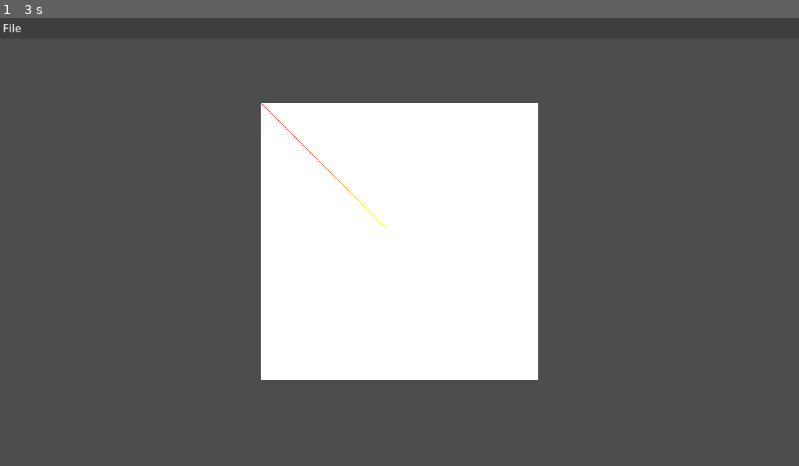
Above: before the commit, frame 1.
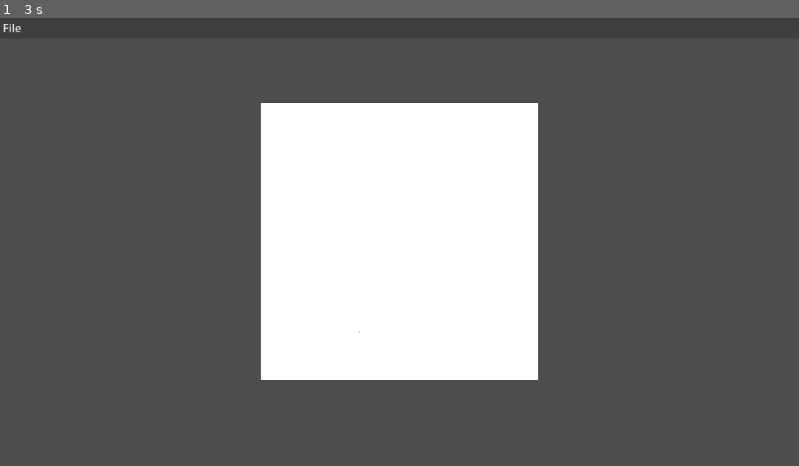
Above: after the commit, the same moment.

Repository: eatablekolas/PUNKimate
Game: Godot game, scene res://scenes/main.tscn
The game is run twice, just before and just after one commit, with the same random seed, the same clock (stepped at 60 frames per second) and the same inputs.
Inputs (mouse positions are in pixels of both pictures, inside the frame that each line leads up to):
- Up to frame 1 (3 s): tap Enter at 0.5, 2 s; move the mouse to (575, 219) at 0.52 s; hold Ctrl 0.53-1.28 s; click (575, 219) at 0.67 s; tap Space at 1.25, 2.75 s; move the mouse to (239, 264) at 1.27 s; tap Ctrl at 1.35, 2.85 s; click (239, 264) at 1.42 s; move the mouse to (479, 143) at 2.02 s; hold Ctrl 2.03-2.78 s; click (479, 143) at 2.17 s; move the mouse to (359, 331) at 2.77 s; click (359, 331) at 2.92 s

The runs differ from the first frame. In frame 1, less than 0.1% of the frame differs, in the area x 32-49%, y 18-71%.

Commit message:
Added pixel drawing

Diff:
--- a/project.godot
+++ b/project.godot
@@ -15,7 +15,12 @@
 config/features=PackedStringArray("4.3", "GL Compatibility")
 config/icon="res://icon.svg"
 
+[debug]
+
+gdscript/warnings/integer_division=0
+
 [rendering]
 
+textures/canvas_textures/default_texture_filter=0
 renderer/rendering_method="gl_compatibility"
 renderer/rendering_method.mobile="gl_compatibility"
--- a/scenes/main.tscn
+++ b/scenes/main.tscn
@@ -1,18 +1,9 @@
-[gd_scene load_steps=8 format=3 uid="uid://kbstpojw8yfb"]
+[gd_scene load_steps=5 format=3 uid="uid://kbstpojw8yfb"]
 
 [ext_resource type="Script" path="res://scripts/main.gd" id="1_1mffi"]
 [ext_resource type="Script" path="res://scripts/camera.gd" id="2_i56kx"]
 [ext_resource type="PackedScene" uid="uid://ba2hbn5aiqv6w" path="res://scenes/interface.tscn" id="2_kl5qj"]
-[ext_resource type="Script" path="res://scripts/image_test.gd" id="3_0mjs1"]
-[ext_resource type="Script" path="res://scripts/canvas.gd" id="3_r84rk"]
-
-[sub_resource type="Gradient" id="Gradient_pvuji"]
-offsets = PackedFloat32Array(0)
-colors = PackedColorArray(1, 1, 1, 1)
-
-[sub_resource type="GradientTexture1D" id="GradientTexture1D_akhjt"]
-gradient = SubResource("Gradient_pvuji")
-width = 1
+[ext_resource type="Script" path="res://scripts/canvas.gd" id="3_0mjs1"]
 
 [node name="Main" type="Node2D"]
 script = ExtResource("1_1mffi")
@@ -21,15 +12,9 @@
 unique_name_in_owner = true
 script = ExtResource("2_i56kx")
 
-[node name="ImageTest" type="Sprite2D" parent="."]
+[node name="Canvas" type="Sprite2D" parent="." node_paths=PackedStringArray("camera")]
 script = ExtResource("3_0mjs1")
-
-[node name="Canvas" type="Sprite2D" parent="."]
-unique_name_in_owner = true
-visible = false
-scale = Vector2(400, 300)
-texture = SubResource("GradientTexture1D_akhjt")
-script = ExtResource("3_r84rk")
+camera = NodePath("../Camera")
 
 [node name="Lines" type="Node2D" parent="."]
 unique_name_in_owner = true
--- a/scripts/camera.gd
+++ b/scripts/camera.gd
@@ -1,6 +1,6 @@
 extends Camera2D
 
-const ZOOM_INCREMENT: float = 0.05
+const ZOOM_INCREMENT: float = 0.125
 const ZOOM_MIN: float = 0.25
 const ZOOM_MAX: float = 10.0
 
--- a/scripts/canvas.gd
+++ b/scripts/canvas.gd
@@ -1,17 +1,39 @@
 extends Sprite2D
 
-const LINE_SCENE: PackedScene = preload("res://scenes/line.tscn")
+const SIZE_X: int = 400
+const SIZE_Y: int = 400
+const ERROR_VECTOR: Vector2i = Vector2i(-1, -1)
+
+@onready var image: Image = Image.create_empty(SIZE_X, SIZE_Y, false, Image.FORMAT_RGBA8)
+@onready var image_texture: ImageTexture = ImageTexture.create_from_image(image)
+
+@export var camera: Camera2D
 
 var pressed: bool = false
-var current_line: Line2D = null
 
-func mouse_to_point(mouse_position: Vector2) -> Vector2:
+func mouse_to_point(mouse_position: Vector2) -> Vector2i:
 	var window_size = DisplayServer.window_get_size()
 
-	var x: float = mouse_position.x - window_size.x / 2 + %Camera.position.x
-	var y: float = mouse_position.y - window_size.y / 2 + %Camera.position.y
+	var x: int = (mouse_position.x - window_size.x / 2) / camera.zoom.x + camera.position.x + SIZE_X / 2
+	var y: int = (mouse_position.y - window_size.y / 2) / camera.zoom.y + camera.position.y + SIZE_Y / 2
 
-	return Vector2(x, y)
+	return Vector2i(x, y)
+
+func is_point_valid(point: Vector2i) -> bool:
+	return (point.x >= 0 and point.x < SIZE_X and point.y >= 0 and point.y < SIZE_Y)
+
+func draw_pixel(mouse_position: Vector2i) -> void:
+	var pos: Vector2i = mouse_to_point(mouse_position)
+	if not is_point_valid(pos):
+		return
+
+	image.set_pixelv(pos, Color.BLACK)
+	image_texture.update(image)
+
+func _ready() -> void:
+	image.fill(Color.WHITE)
+	image_texture.update(image)
+	self.texture = image_texture
 
 func _unhandled_input(event: InputEvent) -> void:
 	if Input.is_key_pressed(KEY_CTRL):
@@ -22,8 +44,6 @@
 			pressed = event.pressed
 
 			if pressed:
-				current_line = LINE_SCENE.instantiate()
-				current_line.add_point(mouse_to_point(event.position))
-				%Lines.add_child(current_line)
+				draw_pixel(event.position)
 	elif event is InputEventMouseMotion and pressed:
-		current_line.add_point(mouse_to_point(event.position))
+		draw_pixel(event.position)
--- a/scripts/file.gd
+++ b/scripts/file.gd
@@ -1,8 +1,8 @@
 extends PopupMenu
 
 func _on_id_pressed(id: int) -> void:
-	var index: int = get_item_index(id)
+	#var index: int = get_item_index(id)
 
-	match(id):
+	match id:
 		0:
 			%NewFileWindow.show()
--- a/scripts/image_test.gd
+++ /dev/null
@@ -1,31 +0,0 @@
-extends Sprite2D
-
-const SIZE_X: int = 400
-const SIZE_Y: int = 400
-
-@onready var image: Image = Image.create_empty(SIZE_X, SIZE_Y, false, Image.FORMAT_RGBA8)
-@onready var image_texture: ImageTexture = ImageTexture.create_from_image(image)
-
-var pos: Vector2i = Vector2i.ZERO
-
-# Called when the node enters the scene tree for the first time.
-func _ready() -> void:
-	image.fill(Color.WHITE)
-	image_texture.update(image)
-	self.texture = image_texture
-
-# Called every frame. 'delta' is the elapsed time since the previous frame.
-func _process(delta: float) -> void:
-	if pos.y >= SIZE_Y:
-		return
-
-	#for x in range(0, SIZE_X):
-		#image.set_pixelv(pos, Color.from_hsv(float(pos.x * pos.y) / float(SIZE_X * SIZE_Y), 1, 1))
-		#pos.x += 1
-
-	image.set_pixelv(pos, Color.from_hsv(float(pos.x * pos.y) / float(SIZE_X * SIZE_Y), 1, 1))
-
-	#pos.x = 0
-	pos.x += 1
-	pos.y += 1
-	image_texture.update(image)
--- /dev/null
+++ b/scripts/old_canvas.gd
@@ -0,0 +1,44 @@
+extends Sprite2D
+
+const LINE_SCENE: PackedScene = preload("res://scenes/line.tscn")
+
+var pressed: bool = false
+var current_line: Line2D = null
+
+func mouse_to_point(mouse_position: Vector2) -> Vector2:
+	var window_size = DisplayServer.window_get_size()
+
+	var x: float = mouse_position.x - window_size.x / 2 + %Camera.position.x
+	var y: float = mouse_position.y - window_size.y / 2 + %Camera.position.y
+
+	return Vector2(x, y)
+
+func _unhandled_input(event: InputEvent) -> void:
+	if Input.is_key_pressed(KEY_CTRL):
+		return
+
+	if event is InputEventMouseButton:
+		if event.button_index == MOUSE_BUTTON_LEFT:
+			pressed = event.pressed
+
+			if pressed:
+				current_line = LINE_SCENE.instantiate()
+				current_line.add_point(mouse_to_point(event.position))
+				%Lines.add_child(current_line)
+	elif event is InputEventMouseMotion and pressed:
+		current_line.add_point(mouse_to_point(event.position))
+
+#func _process(delta: float) -> void:
+	#if pos.y >= SIZE_Y:
+		#return
+	#
+	#for x in range(0, SIZE_X - 1):
+		#image.set_pixelv(pos, Color.from_hsv(float(pos.x * pos.y) / float(SIZE_X * SIZE_Y), 1, 1))
+		#pos.x += 1
+	#
+	#image.set_pixelv(pos, Color.from_hsv(float(pos.x * pos.y) / float(SIZE_X * SIZE_Y), 1, 1))
+	#
+	#pos.x = 0
+	##pos.x += 1
+	#pos.y += 1
+	#image_texture.update(image)
--- a/scripts/tool_window.gd
+++ b/scripts/tool_window.gd
@@ -6,15 +6,15 @@
 func _on_close_requested() -> void:
 	self.hide()
 
-func _process(delta: float) -> void:
+func _process(_delta: float) -> void:
 	var game_window_size: Vector2 = self.owner.get_viewport().get_visible_rect().size
 	#print(game_window_size, "\t", position)
 
 	if position.x < min_x:
-		position.x = min_x
+		position.x = int(min_x)
 	if position.x > game_window_size.x - min_x:
-		position.x = game_window_size.x - min_x
+		position.x = int(game_window_size.x - min_x)
 	if position.y < min_y:
-		position.y = min_y
+		position.y = int(min_y)
 	if position.y > game_window_size.y - min_y:
-		position.y = game_window_size.y - min_y
+		position.y = int(game_window_size.y - min_y)
